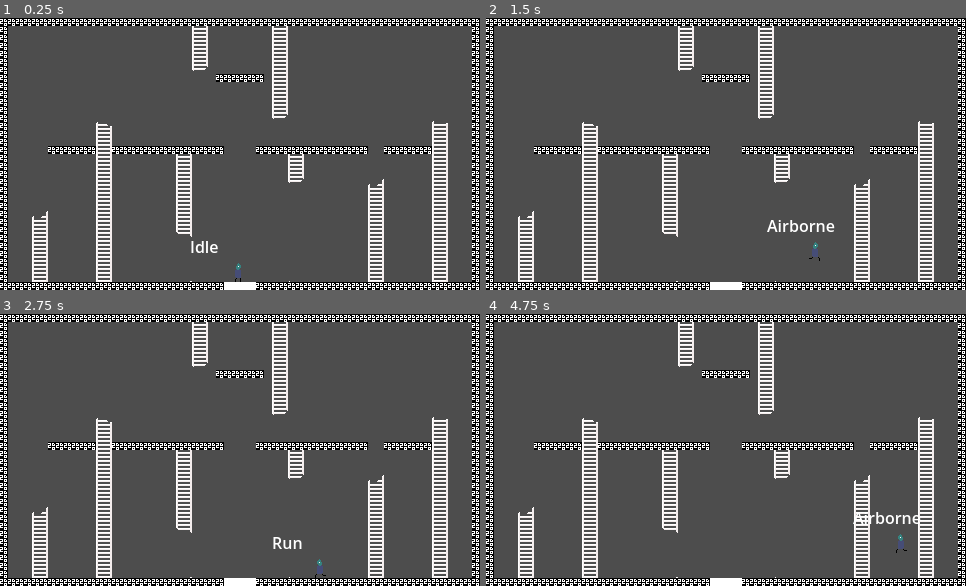
Above: before the commit, frames 1-4 (two rows, left to right).
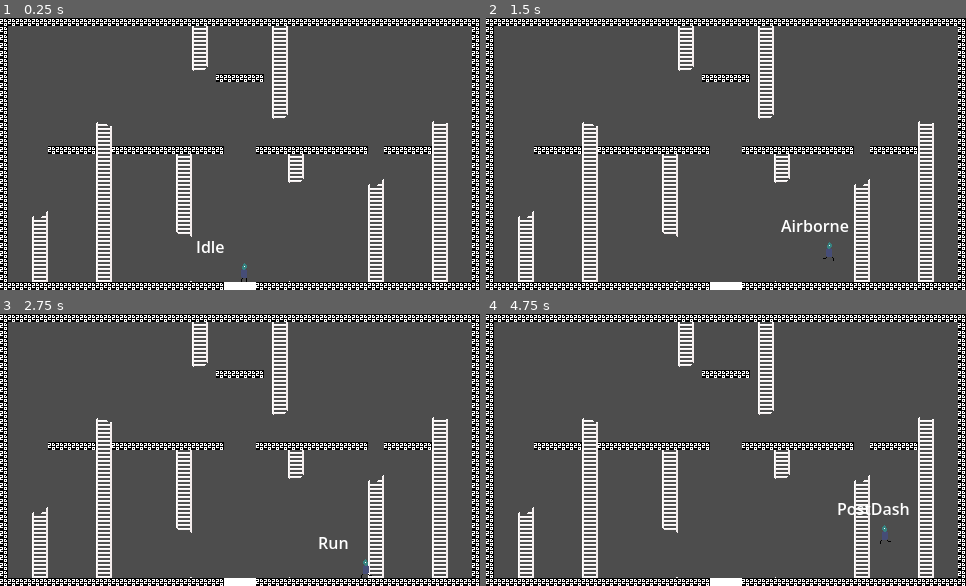
Above: after the commit, the same moments.

Repository: ehj37/Godot-Wild-Jam-90
Game: Godot game, scene res://scenes/level_1.tscn
Same seed, same stepped clock (60 frames per second), same inputs: the game is played once before the commit and once after it.
Inputs:
- Up to frame 1 (0.25 s): no input
- Up to frame 2 (1.5 s): tap Enter at 0.5 s; hold Space (jump) 0.53-1.28 s; hold D (move_right) from 0.53 s (still down); tap M (dash, bound only after the commit) at 0.6 s; tap Space (jump) at 1.35 s
- Up to frame 3 (2.75 s): tap Space (jump) at 1.52, 1.82 s; tap M (dash, bound only after the commit) at 1.55 s; release D (move_right) at 2.03 s; hold A (move_left) from 2.03 s (still down); hold Space (jump) from 2.03 s (still down); tap B (bullet_time) at 2.1 s
- Up to frame 4 (4.75 s): release A (move_left) at 2.78 s; release Space (jump) at 2.78 s; hold D (move_right) 2.78-4.28 s; tap M (dash, bound only after the commit) at 2.85, 3.6, 4.55 s; tap Space (jump) at 3.02, 3.32, 4.35, 4.52 s; hold Space (jump) 3.53-4.28 s; hold A (move_left) from 4.28 s (still down)

The runs differ from the first frame. In frame 1, 0.3% of the frame differs, in the area x 39-52%, y 81-98%; in frame 2, 0.6%; in frame 3, 0.4%; in frame 4, 0.6%, in the area x 73-91%, y 69-88%.

Commit message:
Dash and double jump, dash-granting bullets

Diff:
--- a/project.godot
+++ b/project.godot
@@ -79,6 +79,11 @@
 "events": [Object(InputEventKey,"resource_local_to_scene":false,"resource_name":"","device":-1,"window_id":0,"alt_press …(192 unchanged characters)…
 ]
 }
+dash={
+"deadzone": 0.2,
+"events": [Object(InputEventKey,"resource_local_to_scene":false,"resource_name":"","device":-1,"window_id":0,"alt_pressed":false,"shift_pressed":false,"ctrl_pressed":false,"meta_pressed":false,"pressed":false,"keycode":0,"physical_keycode":77,"key_label":0,"unicode":109,"location":0,"echo":false,"script":null)
+]
+}
 
 [layer_names]
 
--- a/scenes/cannon/bullet/bullet.gd
+++ b/scenes/cannon/bullet/bullet.gd
@@ -2,8 +2,11 @@
 
 extends CharacterBody2D
 
+enum Type { EXTRA_DASH, STRENGTH }
+
 const BULLET_SPEED: float = 225.0
 
+var type: Type = Type.EXTRA_DASH
 var _current_speed: float
 
 @onready var animation_player: BulletTimeAnimationPlayer = $BulletTimeAnimationPlayer
@@ -37,6 +40,6 @@
 func _on_obstacle_detector_area_body_entered(body: Node2D) -> void:
 	if body is Player:
 		var player: Player = body
-		player.take_damage()
+		player.on_bullet_connect(type)
 
 	queue_free()
--- a/scenes/cannon/cannon.tscn
+++ b/scenes/cannon/cannon.tscn
@@ -7,7 +7,7 @@
 script = ExtResource("1_4r05k")
 
 [node name="BulletSpawnTimer" type="Timer" parent="." unique_id=1284499902]
-wait_time = 0.5
+wait_time = 0.3
 autostart = true
 script = ExtResource("2_xgg2g")
 metadata/_custom_type_script = "uid://dbx8g1pa3ktfw"
--- a/scenes/level_1.tscn
+++ b/scenes/level_1.tscn
@@ -7,12 +7,13 @@
 [ext_resource type="PackedScene" uid="uid://bsqtco2q1qevg" path="res://scenes/terrain/terrain.tscn" id="5_go7sj"]
 [ext_resource type="PackedScene" uid="uid://fjmenbnanih6" path="res://scenes/ladder/ladder.tscn" id="6_7gny6"]
 [ext_resource type="PackedScene" uid="uid://c4jepvn8yish7" path="res://scenes/breakable_platforms/breakable_platform.tscn" id="7_pa8r4"]
+[ext_resource type="PackedScene" uid="uid://brgwj8thj21yb" path="res://scenes/cannon/cannon.tscn" id="8_15mv3"]
 
 [node name="Level1" type="Node2D" unique_id=666063091]
 script = ExtResource("1_15mv3")
 
 [node name="Player" parent="." unique_id=926355718 instance=ExtResource("2_e3sih")]
-position = Vector2(238, 254)
+position = Vector2(244, 251)
 
 [node name="Camera" parent="." unique_id=1830973701 instance=ExtResource("3_2y5yt")]
 position = Vector2(240, 136)
@@ -60,3 +61,6 @@
 
 [node name="Terrain" parent="Screen3" unique_id=55707980 instance=ExtResource("5_go7sj")]
 tile_map_data = PackedByteArray("AAAAAAAAAAAAAAAAAAAAAAEAAAAAAAAAAAAAAAIAAAAAAAAAAAAAAAMAAAAAAAAAAAAAAAQAAAAAAAAAAAAAAA …(1936 unchanged characters)…
+
+[node name="Cannon" parent="Screen3" unique_id=1230095467 instance=ExtResource("8_15mv3")]
+position = Vector2(187, 224)
--- a/scenes/player/player.gd
+++ b/scenes/player/player.gd
@@ -1,17 +1,21 @@
 class_name Player
 
 extends CharacterBody2D
+
+signal bullet_connected
 
 enum Orientation { RIGHT, LEFT }
 
 const GRAVITY: float = 900.0
 const MOVE_ACCELERATION: float = 500.0
 const MOVE_DECELERATION: float = 700.0
-const MAX_MOVE_SPEED: float = 100.0
+const MAX_MOVE_SPEED: float = 90.0
 const INITIAL_JUMP_SPEED: float = -225.0
 const MOVE_LEFT: String = "move_left"
 const MOVE_RIGHT: String = "move_right"
 
+var can_double_jump: bool = true
+var can_dash: bool = true
 var orientation: Player.Orientation = Orientation.RIGHT:
 	set(value):
 		match value:
@@ -38,6 +42,7 @@
 
 var _pressed_movement_inputs: Array[String] = []
 
+@onready var state_machine: StateMachine = $StateMachine
 @onready var animation_player: AnimationPlayer = $AnimationPlayer
 @onready var sprite: Sprite2D = $Sprite2D
 @onready var state_machine_debug_label: Label = $StateMachineDebugLabel
@@ -50,8 +55,17 @@
 @onready var mantle_ray_cast_down: RayCast2D = $MantleRayCastDown
 
 
-func take_damage() -> void:
-	pass
+func on_bullet_connect(bullet_type: Bullet.Type) -> void:
+	# TODO: Transition to death if hit by a bullet when the state isn't dash or
+	# post dash.
+
+	bullet_connected.emit()
+
+	match bullet_type:
+		Bullet.Type.EXTRA_DASH:
+			can_dash = true
+		Bullet.Type.STRENGTH:
+			pass  # TODO
 
 
 func get_input_direction() -> Vector2:
@@ -66,6 +80,11 @@
 			return Vector2.LEFT
 
 	return Vector2.ZERO
+
+
+func recharge_dash_and_jump() -> void:
+	can_dash = true
+	can_double_jump = true
 
 
 func _physics_process(_delta: float) -> void:
--- a/scenes/player/player.tscn
+++ b/scenes/player/player.tscn
@@ -7,6 +7,8 @@
 [ext_resource type="Script" uid="uid://bu1hqgwdestxa" path="res://scenes/player/state/airborne.gd" id="5_75vfm"]
 [ext_resource type="Script" uid="uid://c5d5kkdeiqbdt" path="res://scenes/player/state/pre_plummet.gd" id="6_0owmy"]
 [ext_resource type="Script" uid="uid://586tvrtvyeud" path="res://scenes/player/state/plummet.gd" id="6_75vfm"]
+[ext_resource type="Script" uid="uid://cby143l0cqbsk" path="res://scenes/player/state/dash.gd" id="6_ugbui"]
+[ext_resource type="Script" uid="uid://dqv5mblsvafiw" path="res://scenes/player/state/post_dash.gd" id="7_fcs02"]
 [ext_resource type="Script" uid="uid://l6mw7uy5ei2d" path="res://scenes/player/state/ladder_up.gd" id="8_5gtgg"]
 [ext_resource type="Script" uid="uid://duq1n4vdwhr3f" path="res://scenes/player/state/post_plummet.gd" id="8_fm80t"]
 [ext_resource type="Script" uid="uid://c2jgqmmpyt4mw" path="res://scenes/player/state/ladder_idle.gd" id="9_h17s1"]
@@ -167,6 +169,14 @@
 
 [node name="Airborne" type="Node" parent="StateMachine" unique_id=2022321991]
 script = ExtResource("5_75vfm")
+metadata/_custom_type_script = "uid://co3jswbhja34f"
+
+[node name="Dash" type="Node" parent="StateMachine" unique_id=1714762164]
+script = ExtResource("6_ugbui")
+metadata/_custom_type_script = "uid://co3jswbhja34f"
+
+[node name="PostDash" type="Node" parent="StateMachine" unique_id=1733779874]
+script = ExtResource("7_fcs02")
 metadata/_custom_type_script = "uid://co3jswbhja34f"
 
 [node name="PrePlummet" type="Node" parent="StateMachine" unique_id=814125590]
--- a/scenes/player/state/airborne.gd
+++ b/scenes/player/state/airborne.gd
@@ -2,45 +2,41 @@
 
 const GRAVITY: float = 900.0
 const MAX_FALL_SPEED: float = 500.0
-const AIRBORNE_MOVE_ACCELERATION: float = 150.0
+const AIRBORNE_MOVE_ACCELERATION: float = 850.0
 const INITIAL_JUMP_SPEED: float = -225.0
 const MIN_DIRECTIONAL_JUMP_SPEED_X: float = 0.75 * Player.MAX_MOVE_SPEED
-
-var _velocity_x: float
 
 
 func physics_update(delta: float) -> void:
 	var input_direction: Vector2 = _player.get_input_direction()
 	# Only change x component of velocity if there's player input.
 	if !input_direction.is_zero_approx():
-		_velocity_x = move_toward(
-			_velocity_x,
+		_player.velocity.x = move_toward(
+			_player.velocity.x,
 			input_direction.x * Player.MAX_MOVE_SPEED,
 			delta * AIRBORNE_MOVE_ACCELERATION
 		)
 
-	_player.velocity.x = _velocity_x
 	_player.velocity.y = move_toward(_player.velocity.y, MAX_FALL_SPEED, Player.GRAVITY * delta)
 
-	# Update orientation
-	if _player.velocity.x > 0:
+	if input_direction.x > 0:
 		_player.orientation = Player.Orientation.RIGHT
-	elif _player.velocity.x < 0:
+	elif input_direction.x < 0:
 		_player.orientation = Player.Orientation.LEFT
-	else:
-		# Fall back to input direction if velocity x is zero.
-		# Player may be up against a wall and pressing a direction, in which
-		# case velocity x is zero, but orientation x is nonzero.
-		if input_direction.x > 0:
-			_player.orientation = Player.Orientation.RIGHT
-		elif input_direction.x < 0:
-			_player.orientation = Player.Orientation.RIGHT
+
+	if Input.is_action_just_pressed("jump") && _player.can_double_jump:
+		_player.can_double_jump = false
+		_apply_jump()
 
 	if _player.is_on_floor():
 		if _player.get_input_direction().is_zero_approx():
 			_state_machine.transition_to("Idle")
 		else:
 			_state_machine.transition_to("Run")
+		return
+
+	if Input.is_action_just_pressed("dash") && _player.can_dash:
+		_state_machine.transition_to("Dash")
 		return
 
 	if Input.is_action_pressed("climb_up") && _player.ladder_ray_cast_up.is_colliding():
@@ -72,22 +68,13 @@
 
 func enter(data: Dictionary = {}) -> void:
 	if data.get("jump", false):
-		var input_direction: Vector2 = _player.get_input_direction()
-		if !input_direction.is_zero_approx():
-			var jump_velocity_x_magnitude: float
-			# Preserve speed if not a pivot jump, give half of max speed for a
-			# pivot jump.
-			if sign(input_direction.x) == sign(_player.velocity.x):
-				jump_velocity_x_magnitude = max(
-					abs(_player.velocity.x), MIN_DIRECTIONAL_JUMP_SPEED_X
-				)
-			else:
-				jump_velocity_x_magnitude = MIN_DIRECTIONAL_JUMP_SPEED_X
+		_apply_jump()
 
-			_velocity_x = sign(input_direction.x) * jump_velocity_x_magnitude
-		else:
-			_velocity_x = _player.velocity.x
 
-		_player.velocity = Vector2(_velocity_x, INITIAL_JUMP_SPEED)
+func _apply_jump() -> void:
+	var input_direction: Vector2 = _player.get_input_direction()
+	if !input_direction.is_zero_approx():
+		_player.velocity.x = sign(input_direction.x) * MIN_DIRECTIONAL_JUMP_SPEED_X
 	else:
-		_velocity_x = _player.velocity.x
+		_player.velocity.x = 0
+	_player.velocity.y = INITIAL_JUMP_SPEED
--- /dev/null
+++ b/scenes/player/state/dash.gd
@@ -0,0 +1,53 @@
+extends PlayerState
+
+const DASH_SPEED: float = 500.0
+const DASH_DURATION: float = 0.1
+
+var _dash_direction: Vector2
+
+
+func update(_delta: float) -> void:
+	if _player.is_on_floor():
+		_player.recharge_dash_and_jump()
+
+	if Input.is_action_pressed("climb_up") && _player.ladder_ray_cast_up.is_colliding():
+		_state_machine.transition_to("LadderUp")
+		return
+
+	if Input.is_action_pressed("climb_down") && _player.ladder_ray_cast_down.is_colliding():
+		_state_machine.transition_to("LadderDown")
+		return
+
+	if Input.is_action_just_pressed("plummet"):
+		_state_machine.transition_to("PrePlummet")
+		return
+
+	_player.velocity = _dash_direction * DASH_SPEED
+
+
+func enter(_data: Dictionary = {}) -> void:
+	_player.can_dash = false
+
+	var input_direction: Vector2 = _player.get_input_direction()
+	if !input_direction.is_zero_approx():
+		if input_direction.x > 0:
+			_player.orientation = Player.Orientation.RIGHT
+		else:
+			_player.orientation = Player.Orientation.LEFT
+
+	match _player.orientation:
+		Player.Orientation.RIGHT:
+			_dash_direction = Vector2.RIGHT
+		Player.Orientation.LEFT:
+			_dash_direction = Vector2.LEFT
+
+	_player.velocity = _dash_direction * DASH_SPEED
+	get_tree().create_timer(DASH_DURATION).timeout.connect(_on_dash_timer_timeout)
+
+
+func _on_dash_timer_timeout() -> void:
+	if _state_machine.current_state != self:
+		return
+
+	_player.velocity = Vector2.ZERO
+	_state_machine.transition_to("PostDash")
--- a/scenes/player/state/idle.gd
+++ b/scenes/player/state/idle.gd
@@ -4,6 +4,10 @@
 
 
 func physics_update(delta: float) -> void:
+	if Input.is_action_just_pressed("dash") && _player.can_dash:
+		_state_machine.transition_to("Dash")
+		return
+
 	if Input.is_action_pressed("climb_up") && _player.ladder_ray_cast_up.is_colliding():
 		_state_machine.transition_to("LadderUp")
 		return
@@ -29,3 +33,4 @@
 
 func enter(_data: Dictionary = {}) -> void:
 	_player.animation_player.play("idle_right")
+	_player.recharge_dash_and_jump()
--- a/scenes/player/state/ladder_down.gd
+++ b/scenes/player/state/ladder_down.gd
@@ -12,6 +12,10 @@
 		_state_machine.transition_to("LadderUp")
 		return
 
+	if Input.is_action_just_pressed("dash") && _player.can_dash:
+		_state_machine.transition_to("Dash")
+		return
+
 	_state_machine.transition_to("LadderIdle")
 
 
@@ -20,6 +24,8 @@
 	_snap_to_ladder_center()
 	_player.animation_player.play("ladder_down")
 
+	_player.recharge_dash_and_jump()
+
 
 func _snap_to_ladder_center() -> void:
 	var target_x_pos: float = TileMapUtils.get_ladder_target_x(_player.ladder_ray_cast_down)
--- a/scenes/player/state/ladder_idle.gd
+++ b/scenes/player/state/ladder_idle.gd
@@ -18,6 +18,10 @@
 		_state_machine.transition_to("Airborne")
 		return
 
+	if Input.is_action_just_pressed("dash") && _player.can_dash:
+		_state_machine.transition_to("Dash")
+		return
+
 	if _player.is_on_floor() && !_player.get_input_direction().is_zero_approx():
 		_state_machine.transition_to("Run")
 
--- a/scenes/player/state/ladder_up.gd
+++ b/scenes/player/state/ladder_up.gd
@@ -12,6 +12,10 @@
 		_state_machine.transition_to("LadderDown")
 		return
 
+	if Input.is_action_just_pressed("dash") && _player.can_dash:
+		_state_machine.transition_to("Dash")
+		return
+
 	_state_machine.transition_to("LadderIdle")
 
 
@@ -20,6 +24,8 @@
 	_snap_to_ladder_center()
 	_player.animation_player.play("ladder_up")
 
+	_player.recharge_dash_and_jump()
+
 
 func _snap_to_ladder_center() -> void:
 	var target_x_pos: float = TileMapUtils.get_ladder_target_x(_player.ladder_ray_cast_up)
--- /dev/null
+++ b/scenes/player/state/post_dash.gd
@@ -0,0 +1,32 @@
+extends PlayerState
+
+const POST_DASH_PAUSE_DURATION: float = 0.2
+
+
+func update(_delta: float) -> void:
+	_player.velocity = Vector2.ZERO
+
+	if Input.is_action_just_pressed("jump") && _player.can_double_jump:
+		_player.velocity.x = 0  # Why not, sure.
+		_player.can_double_jump = false
+		_state_machine.transition_to("Airborne", {"jump": true})  # Yech
+
+	if Input.is_action_just_pressed("dash"):
+		if _player.can_dash:
+			_state_machine.transition_to("Dash")
+
+
+func enter(_data: Dictionary = {}) -> void:
+	get_tree().create_timer(POST_DASH_PAUSE_DURATION).timeout.connect(
+		_on_post_dash_pause_timer_timeout
+	)
+
+
+func _on_post_dash_pause_timer_timeout() -> void:
+	if _state_machine.current_state != self:
+		return
+
+	if _player.is_on_floor():
+		_state_machine.transition_to("Idle")
+	else:
+		_state_machine.transition_to("Airborne")
--- a/scenes/player/state/run.gd
+++ b/scenes/player/state/run.gd
@@ -1,7 +1,7 @@
 extends PlayerState
 
 const NON_PIVOT_MOVE_ACCELERATION: float = 650.0
-const PIVOT_MOVE_ACCELERATION: float = 1200.0
+const PIVOT_MOVE_ACCELERATION: float = 1800.0
 
 var _in_coyote_time: bool = false
 
@@ -9,6 +9,10 @@
 
 
 func physics_update(delta: float) -> void:
+	if Input.is_action_just_pressed("dash") && _player.can_dash:
+		_state_machine.transition_to("Dash")
+		return
+
 	if Input.is_action_pressed("climb_up") && _player.ladder_ray_cast_up.is_colliding():
 		_state_machine.transition_to("LadderUp")
 		return
@@ -58,3 +62,4 @@
 func enter(_data: Dictionary = {}) -> void:
 	_player.animation_player.play("run_right")
 	_in_coyote_time = false
+	_player.recharge_dash_and_jump()
Not shown, added: scenes/player/state/dash.gd.uid
Not shown, added: scenes/player/state/post_dash.gd.uid
